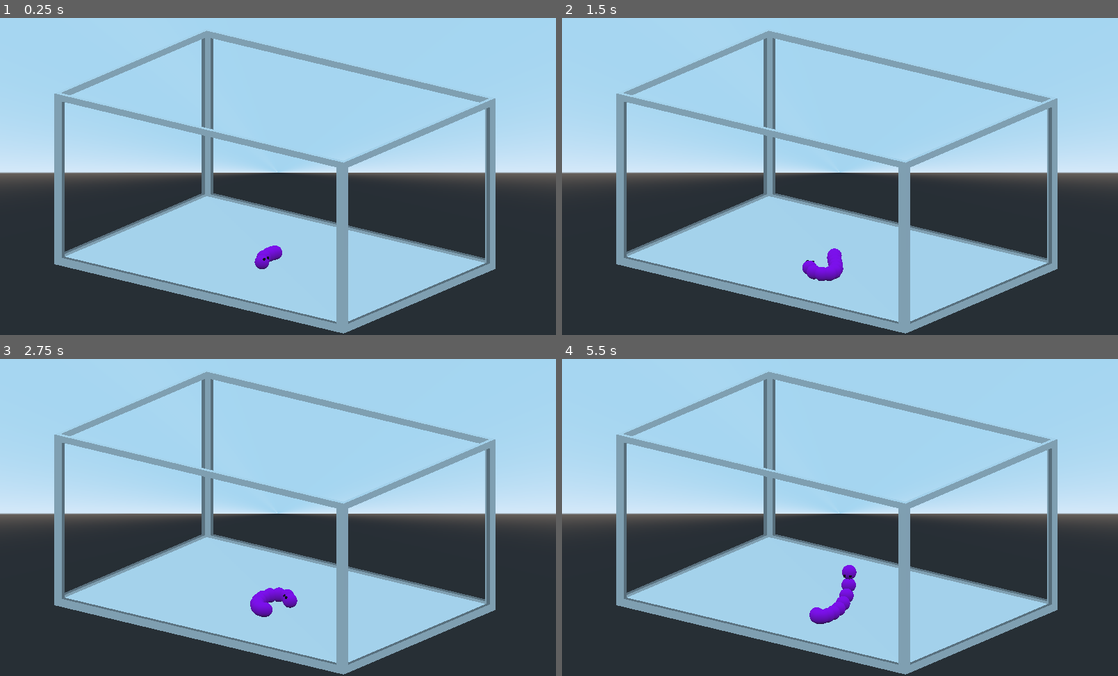
Above: before the commit, frames 1-4 (two rows, left to right).
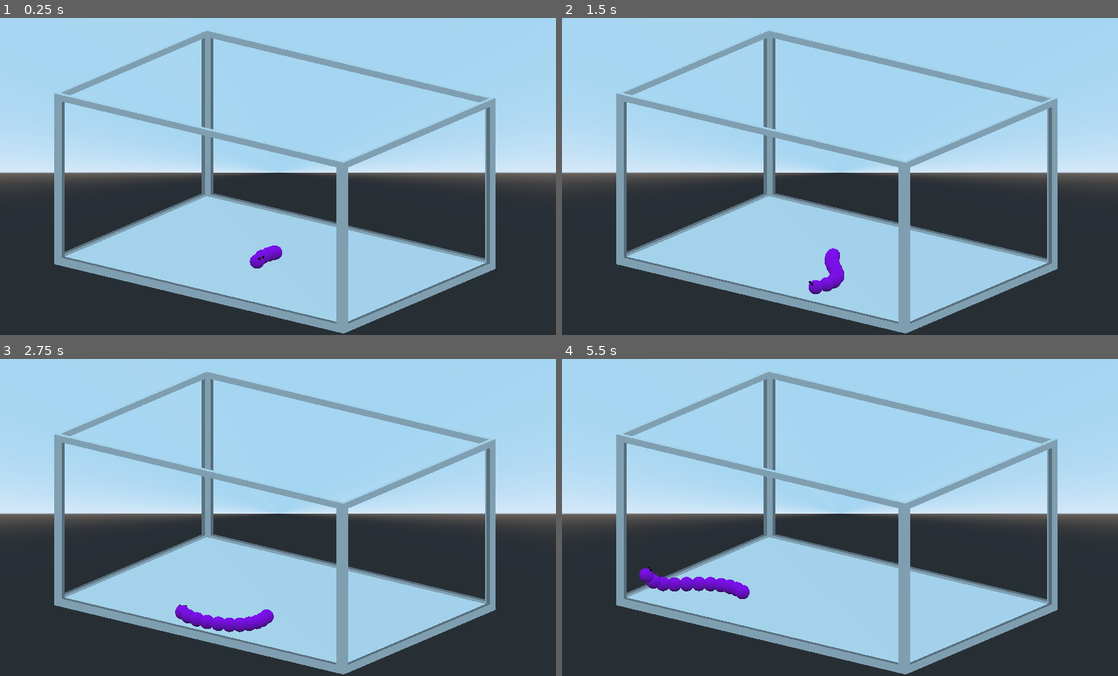
Above: after the commit, the same moments.

Repository: aidan-middleton/Fish-Tank-Game-With-Eel
Game: Godot game, scene res://Scenes/main.tscn
Two runs of this game, one before a commit and one after it. Both use one fixed random seed, a clock stepped at 60 frames per second and the inputs below.
Inputs (mouse positions are in pixels of both pictures, inside the frame that each line leads up to):
- Up to frame 1 (0.25 s): no input
- Up to frame 2 (1.5 s): tap Enter at 0.5 s; move the mouse to (962, 157) at 0.52 s; hold D 0.53-1.25 s; tap Q at 0.6 s; click (962, 157) at 0.67 s; drag from (728, 189) to (812, 236) at 1.27 s
- Up to frame 3 (2.75 s): move the mouse to (333, 441) at 2.02 s; hold D from 2.03 s (still down); tap Q at 2.1 s
- Up to frame 4 (5.5 s): release D at 2.75 s; drag from (812, 577) to (673, 463) at 2.77 s; move the mouse to (1006, 561) at 3.52 s; hold A 3.53-4.25 s; tap Q at 3.6, 5.1 s; drag from (673, 463) to (756, 431) at 4.27 s; move the mouse to (867, 514) at 5.02 s; hold S from 5.03 s (still down); click (867, 514) at 5.17 s

The runs differ from the first frame. In frame 1, 0.1% of the frame differs, in the area x 44-50%, y 71-80%; in frame 2, 0.5%; in frame 3, 1.2%; in frame 4, 1.4%, in the area x 13-53%, y 64-84%.

Commit message:
Made movement feel less wonky

Diff:
--- a/project/Scripts/Eel/EelHeadController.gd
+++ b/project/Scripts/Eel/EelHeadController.gd
@@ -1,7 +1,7 @@
 extends KinematicBody
 
-const move_speed: float = 10.0
-const rotation_speed: float = 0.1
+const move_speed: float = 8.0
+const rotation_speed: float = 3.0
 
 onready var parent: Spatial = get_parent()
 
@@ -36,8 +36,17 @@
 	var _pitch: float = _up as float - _down as float
 	var _yaw: float = _left as float - _right as float
 
-	var _direction = Vector3(0,0,0) + get_transform().basis.x * _pitch + get_transform().basis.y * _yaw
-	rotate(_direction, rotation_speed)
+	#var _direction = Vector3(0,0,0) + get_transform().basis.x * _pitch + get_transform().basis.y * _yaw
+	#rotate(_direction, rotation_speed)
+
+	transform.basis = transform.basis.rotated(transform.basis.x, _pitch * rotation_speed * delta)
+
+	print(rotation.x)
+
+	transform.basis = transform.basis.rotated(Vector3.UP, _yaw * rotation_speed * delta)
+
+	if _pitch == 0:
+		rotation.x = lerp(rotation.x, 0.0, delta * rotation_speed)
 
 #	var rot = Quat(rotation)
 #	look_at(UP_LOCATION, Vector3.UP)
